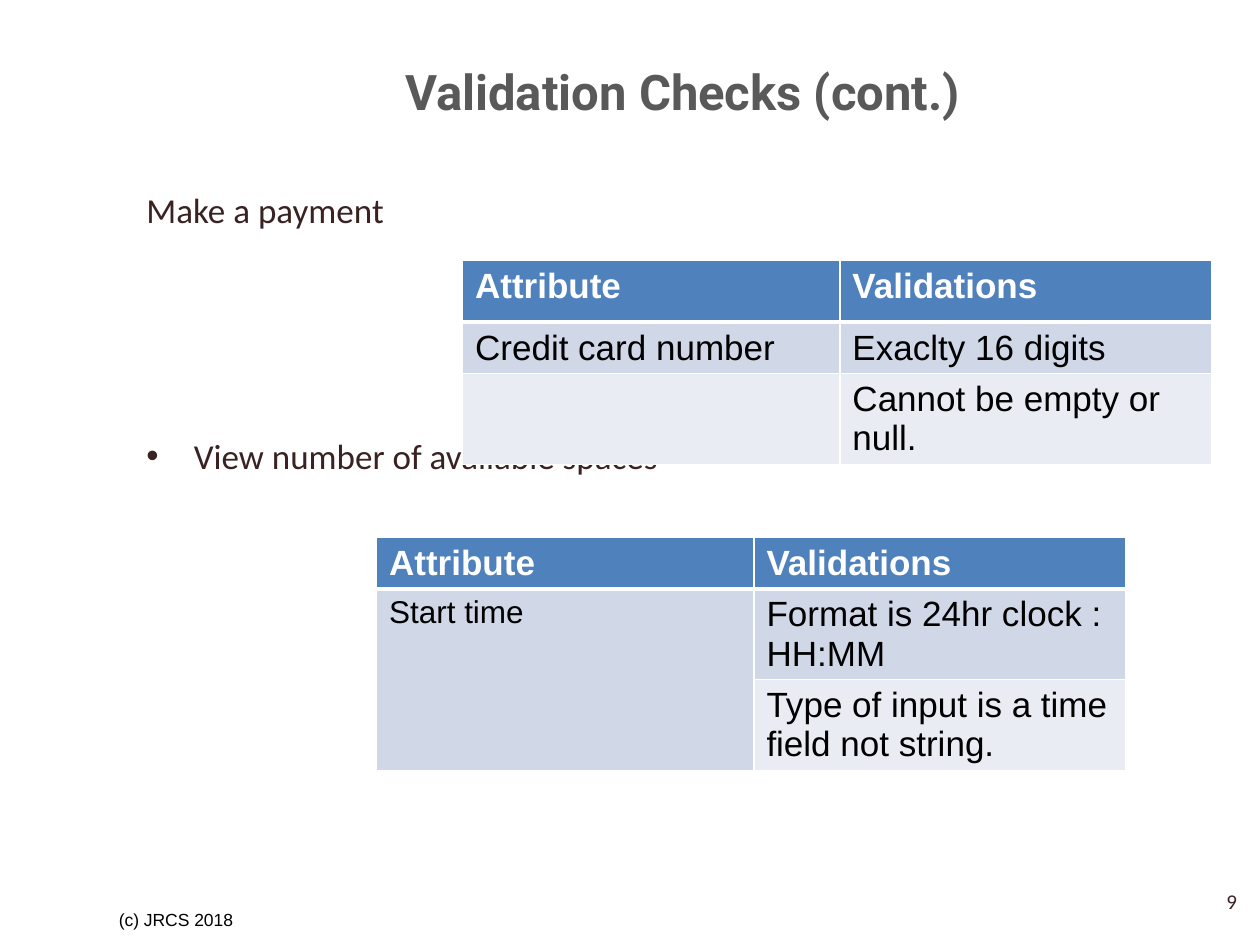
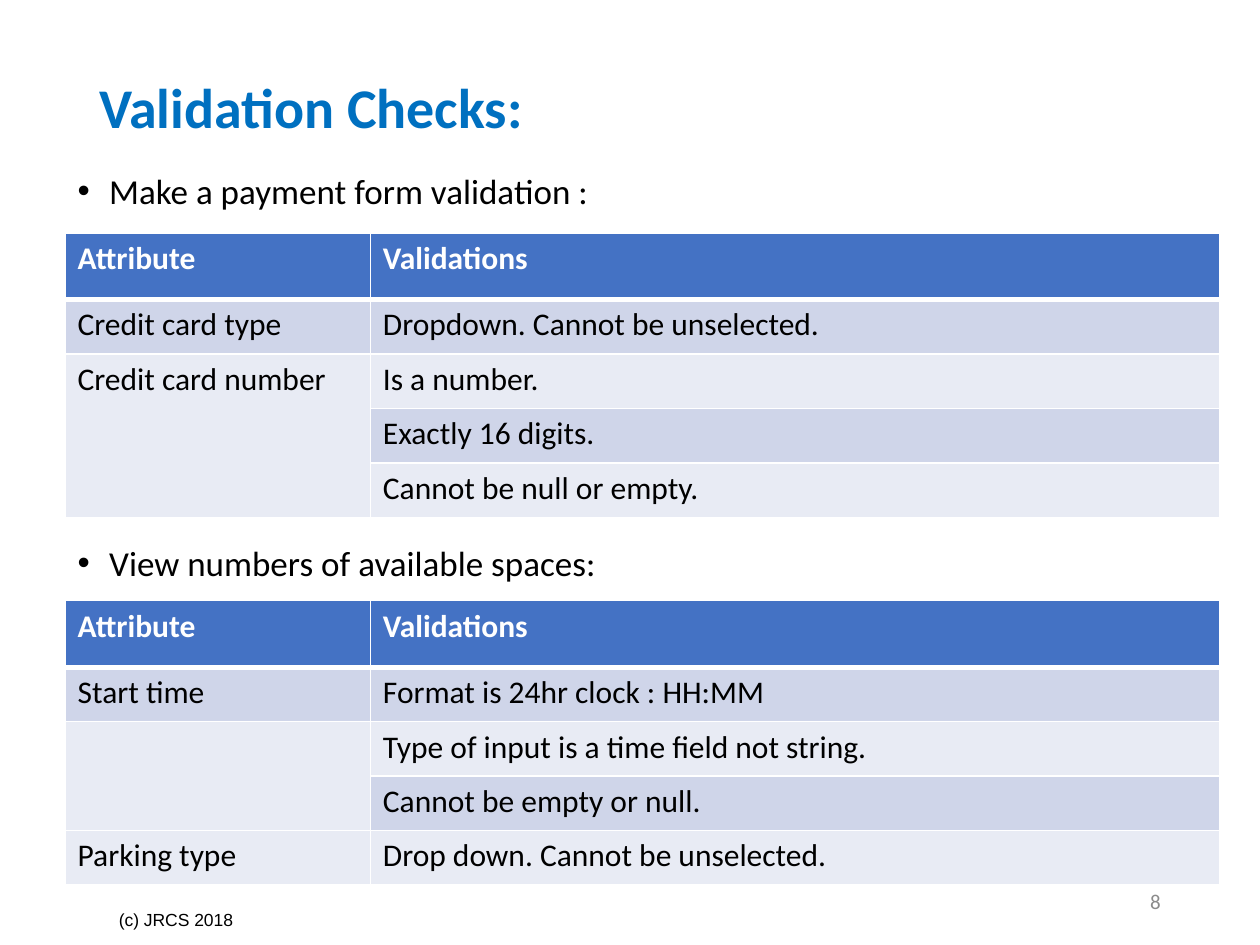
Before and after one commit to SrihariShastry/UTA_Parking, a slide deck: slide 8 of Project_Analysis_Team_3/Validation Checks and Rules Tables.pptx (slide 9 before the commit). Drawn at 1260x945 pixels with LibreOffice and Linux fonts; fonts in the diff are those of the drawing; background and template pictures are left out. Boxes give left, top, right and bottom in pixels: in the first picture for what was removed or moved away, otherwise in the second. Text is boxed around its words. In the diff, an @@ line names an element or a change of style, - is before the commit and + after.

Commit message:
Reviewed validations and rules ppt

```diff
--- a/Project_Analysis_Team_3/Validation Checks and Rules Tables.pptx
+++ b/Project_Analysis_Team_3/Validation Checks and Rules Tables.pptx
@@ title at [99,88,522,129]: text changed; size 28 to 32 pt; font Roboto to Calibri; text colour #595959 to #0070C0 @@
-Validation Checks (cont.)
+Validation Checks:
@@ text added at [109,179,570,210], 20 pt, text #000000 @@
+• Make a payment form validation :
@@ text removed at [146,198,658,475] @@
-Make a payment
-• View number of available spaces
@@ table at [66,233,1220,518] @@
-row 2: Credit card number | Exaclty 16 digits
-row 3:  | Cannot be empty or null.
+row 2: Credit card type | Dropdown. Cannot be unselected.
+row 3: Credit card number | Is a number.
+row 4:  | Exactly 16 digits.
+row 5:  | Cannot be null or empty.
@@ table: place and size @@
-table at [462,261,1212,455]
+table at [66,233,1220,518]
@@ text added at [109,551,595,582], 20 pt, text #000000 @@
+• View numbers of available spaces:
@@ table at [66,601,1220,886] @@
+row 4:  | Cannot be empty or null.
+row 5: Parking type | Drop down. Cannot be unselected.
@@ table: place and size @@
-table at [377,537,1126,767]
+table at [66,601,1220,886]
@@ page number added at [1150,895,1161,909], 12 pt, text #8C8C8C @@
+8
@@ page number removed at [1226,895,1237,909] @@
-9
```
Also in this commit, not shown: 10 other slides changed, 11 slides added, 13 slides removed, 9 other files.
